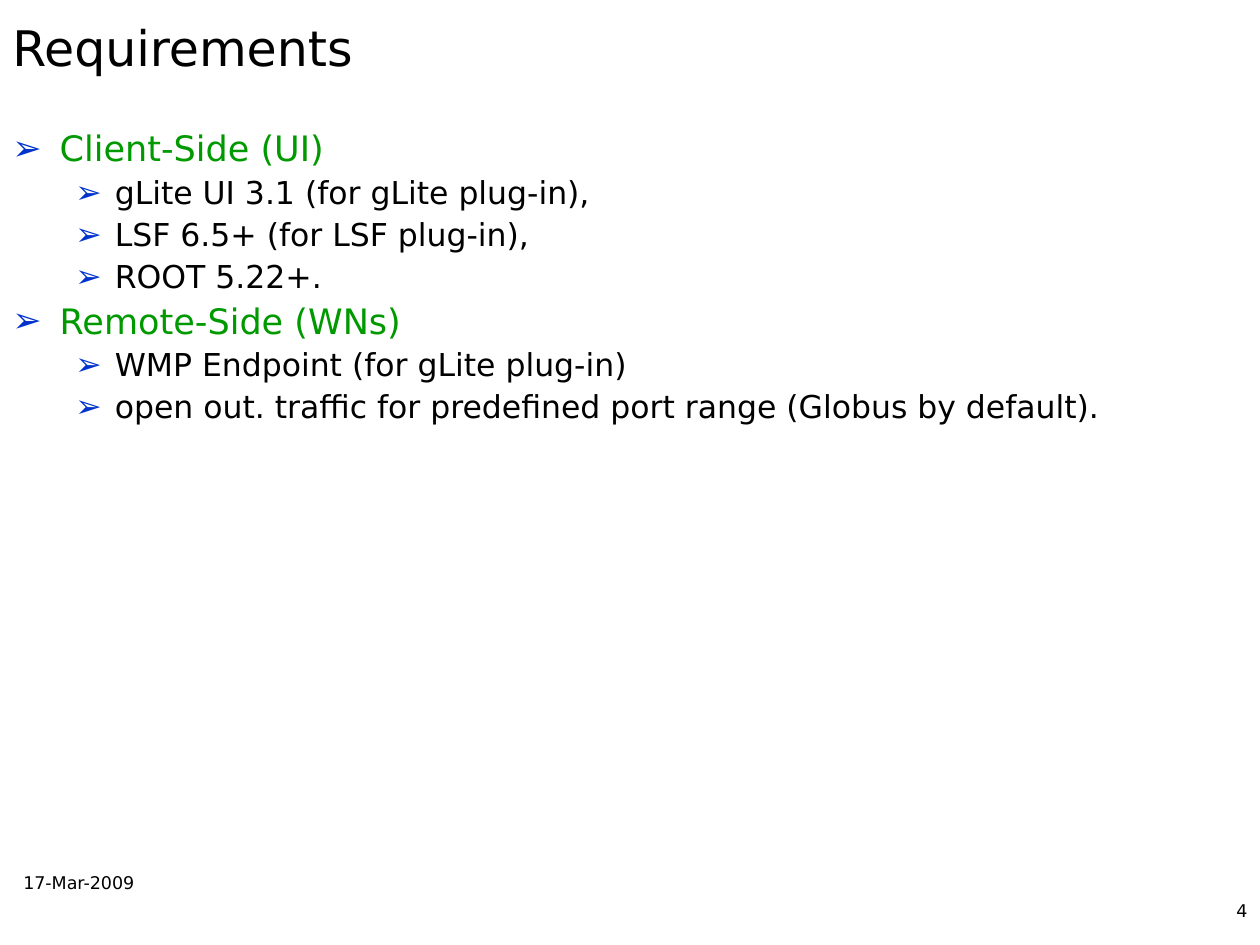
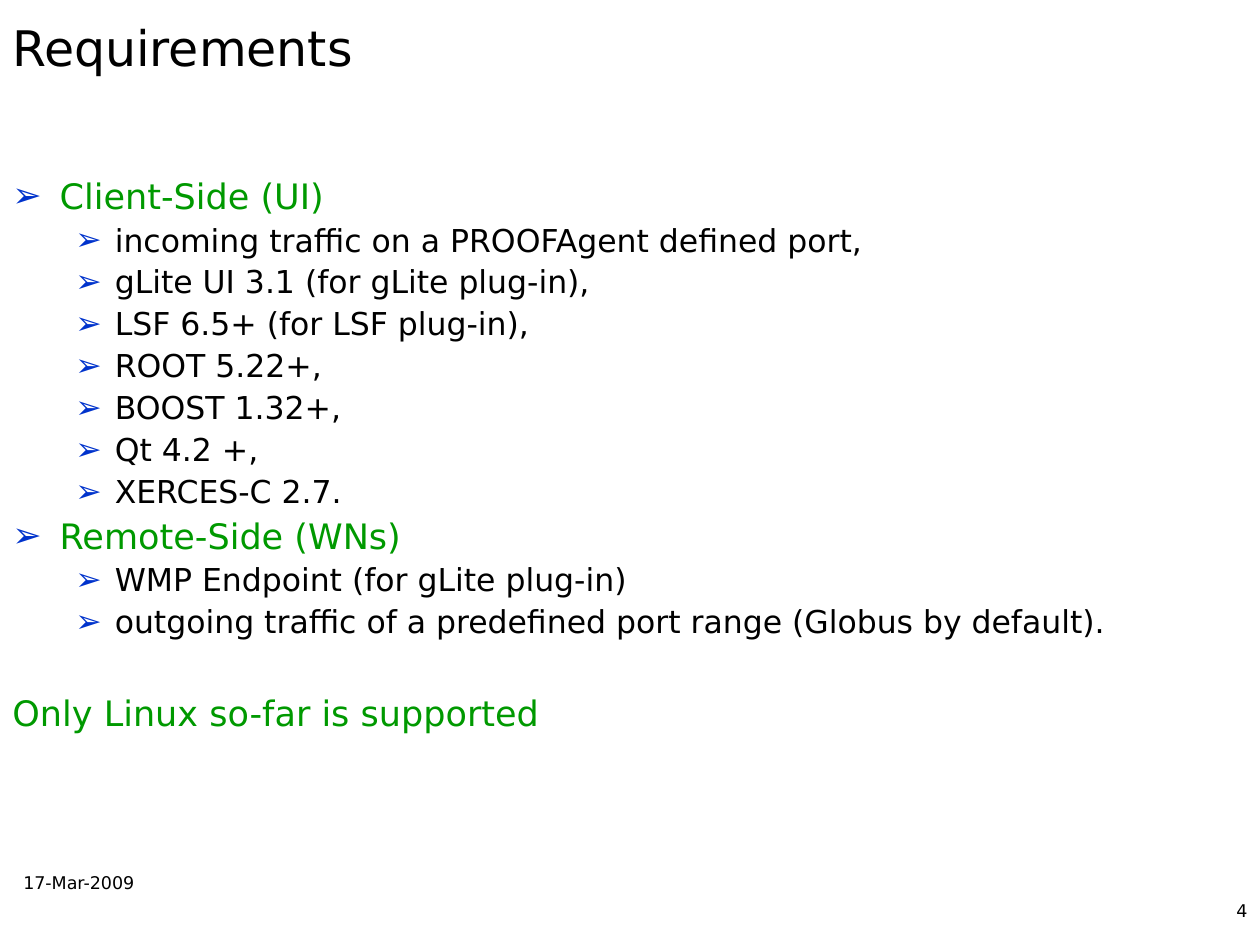
Before and after one commit to AnarManafov/PoDDocumentation, a slide deck: slide 4 of CHEP/CHEP2009/CHEP2009-PoD-AnarManafov.ppt. Drawn at 1260x945 pixels with LibreOffice and Linux fonts; fonts in the diff are those of the drawing; background and template pictures are left out. Boxes give left, top, right and bottom in pixels: in the first picture for what was removed or moved away, otherwise in the second. Text is boxed around its words. In the diff, an @@ line names an element or a change of style, - is before the commit and + after.

```diff
--- a/CHEP/CHEP2009/CHEP2009-PoD-AnarManafov.ppt
+++ b/CHEP/CHEP2009/CHEP2009-PoD-AnarManafov.ppt
@@ text "Client-Side (UI)" at <box>12,182,1105,734</box>: vertical alignment top to middle @@
@@ text at <box>115,228,862,259</box>: paragraph added @@
+  ➢ incoming traffic on a PROOFAgent defined port,
@@ text at <box>115,353,342,504</box>: text changed @@
-  ➢ ROOT 5.22+.
+  ➢ ROOT 5.22+,
+  ➢ BOOST 1.32+,
+  ➢ Qt 4.2 +,
+  ➢ XERCES-C 2.7.
@@ text at <box>12,609,1105,734</box>: text changed @@
-  ➢ open out. traffic for predefined port range (Globus by default).
+  ➢ outgoing traffic of a predefined port range (Globus by default).
+Only Linux so-far is supported
```
Also in this commit, not shown: 2 other slides changed.
